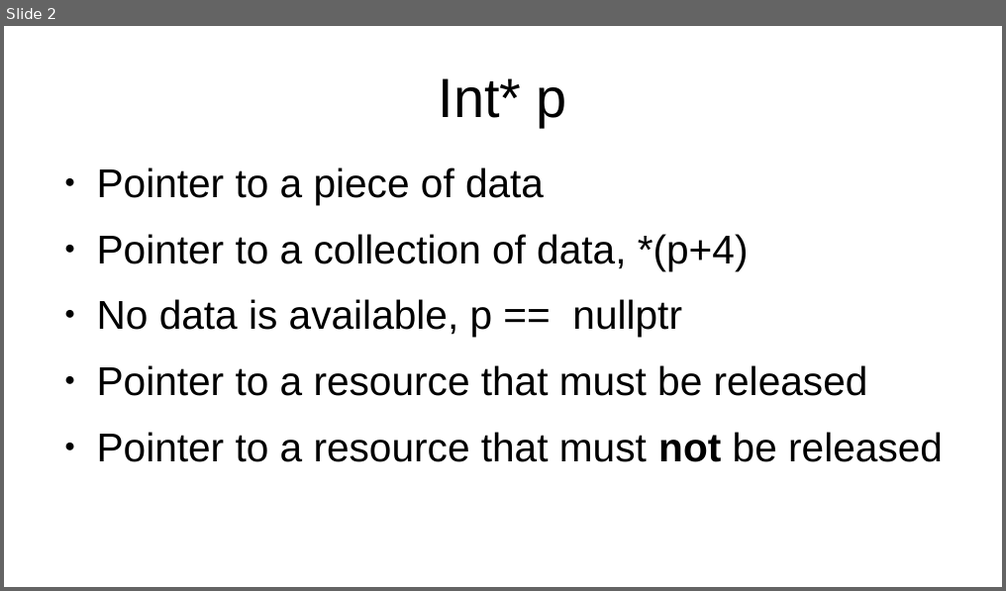
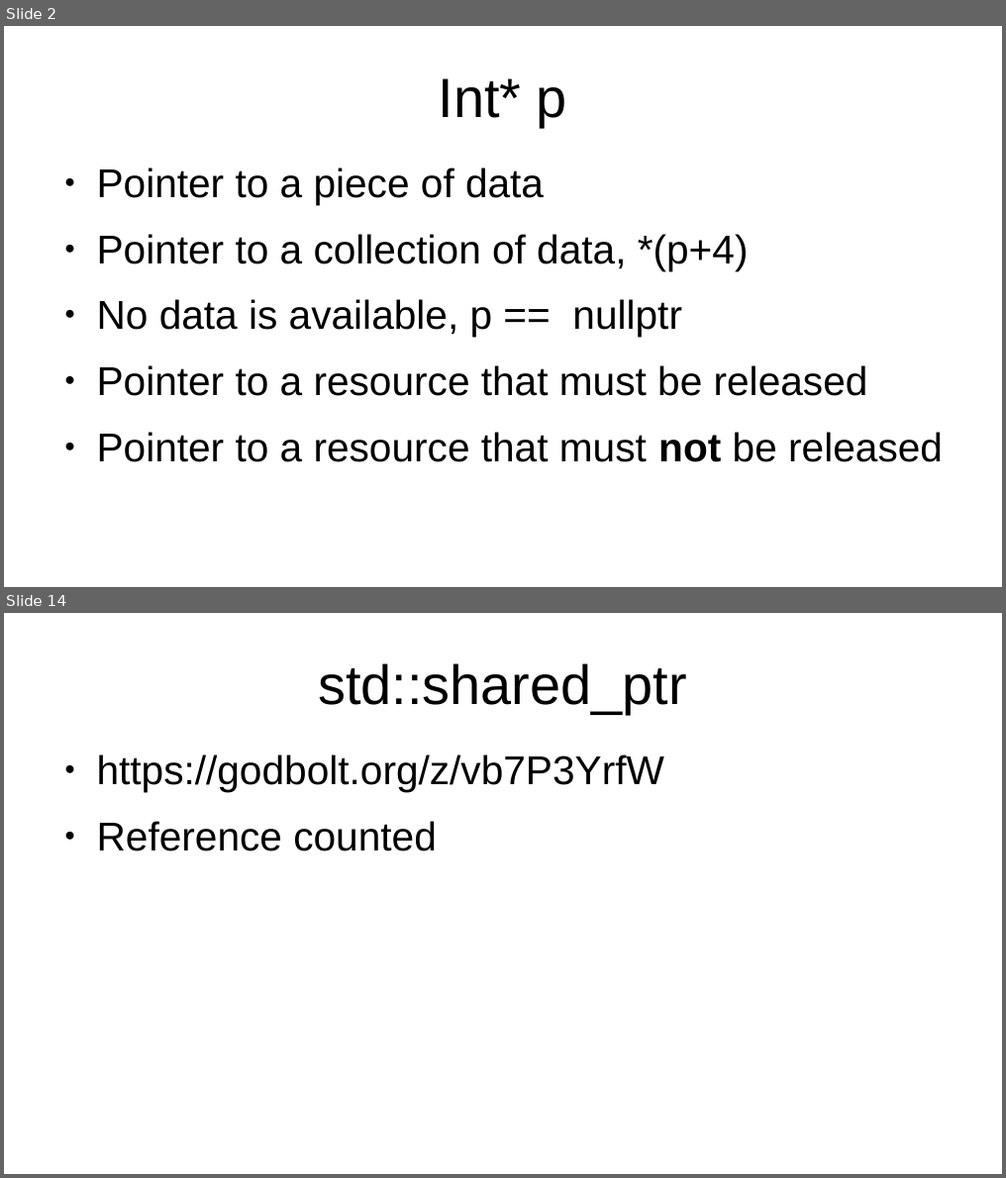
Before and after one commit to marcpawl/nullptr, a slide deck: slideshow.odp. Shown one above the other, each under a label of ours: slide 2 before the commit, slides 2 and 14 after it; the slides between them are not shown. The pictures are 1006x591 and 1006x1178 pixels, drawn with LibreOffice and Linux fonts; fonts in the diff are those of the drawing. Boxes give left, top, right and bottom in pixels: in the first picture for what was removed or moved away, otherwise in the second. Text is boxed around its words. In the diff, an @@ line names an element or a change of style, - is before the commit and + after.

Commit message:
Add slides about shared_ptr

```diff
--- a/slideshow.odp
+++ b/slideshow.odp
@@ slide 14 added at box(4, 613, 1002, 1174), background #FFFFFF @@
@@ title added at box(318, 663, 686, 714), 44 pt, text #000000 @@
+std::shared_ptr
@@ text added at box(97, 755, 664, 852), 32 pt, text #000000 @@
+● https://godbolt.org/z/vb7P3YrfW
+● Reference counted
```
Also in this commit, not shown: 13 other slides added.
